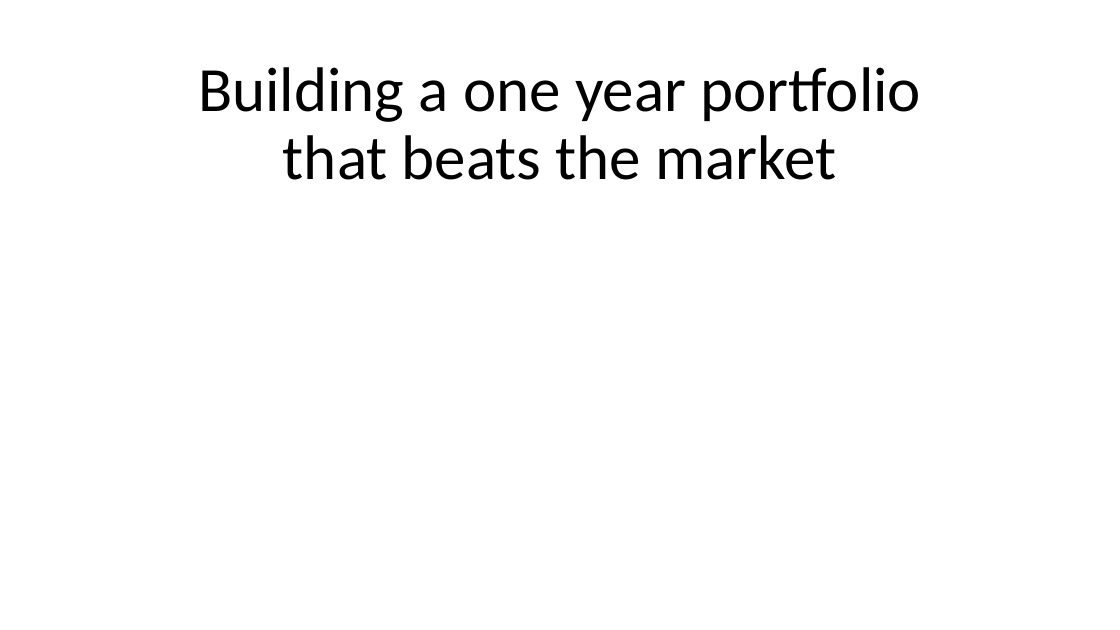
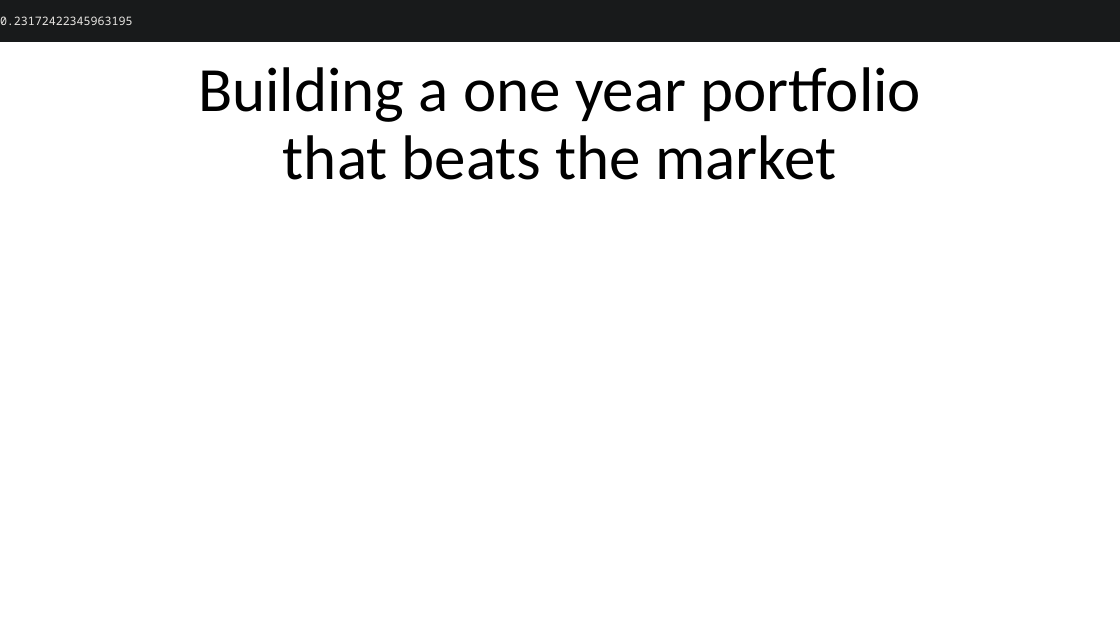
Before and after one commit to ethan-eplee/PortfolioThatBeatsTheMarket, a slide deck: slide 1 of Building a portfolio that beats the market.pptx. Drawn at 1120x630 pixels with LibreOffice and Linux fonts; fonts in the diff are those of the drawing. Boxes give left, top, right and bottom in pixels: in the first picture for what was removed or moved away, otherwise in the second. Text is boxed around its words. In the diff, an @@ line names an element or a change of style, - is before the commit and + after.

```diff
--- a/Building a portfolio that beats the market.pptx
+++ b/Building a portfolio that beats the market.pptx
@@ rectangle added at (x1=0, y1=0, x2=1120, y2=42), fill #181A1B, 10 pt, text #E8E6E3 @@
+0.23172422345963195
```
Also in this commit, not shown: 1 other slide changed, 7 slides added, 16 other files.
